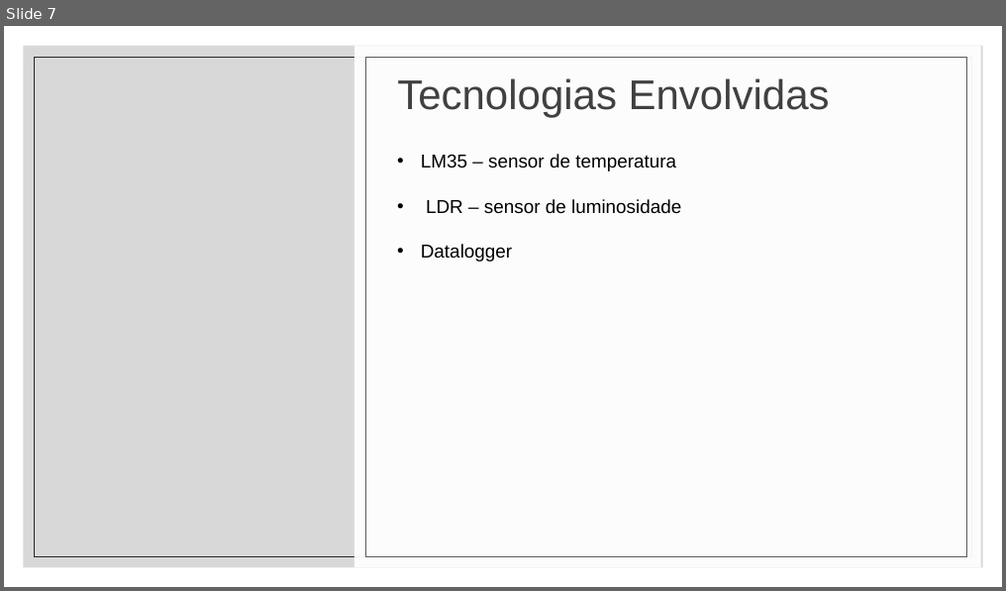
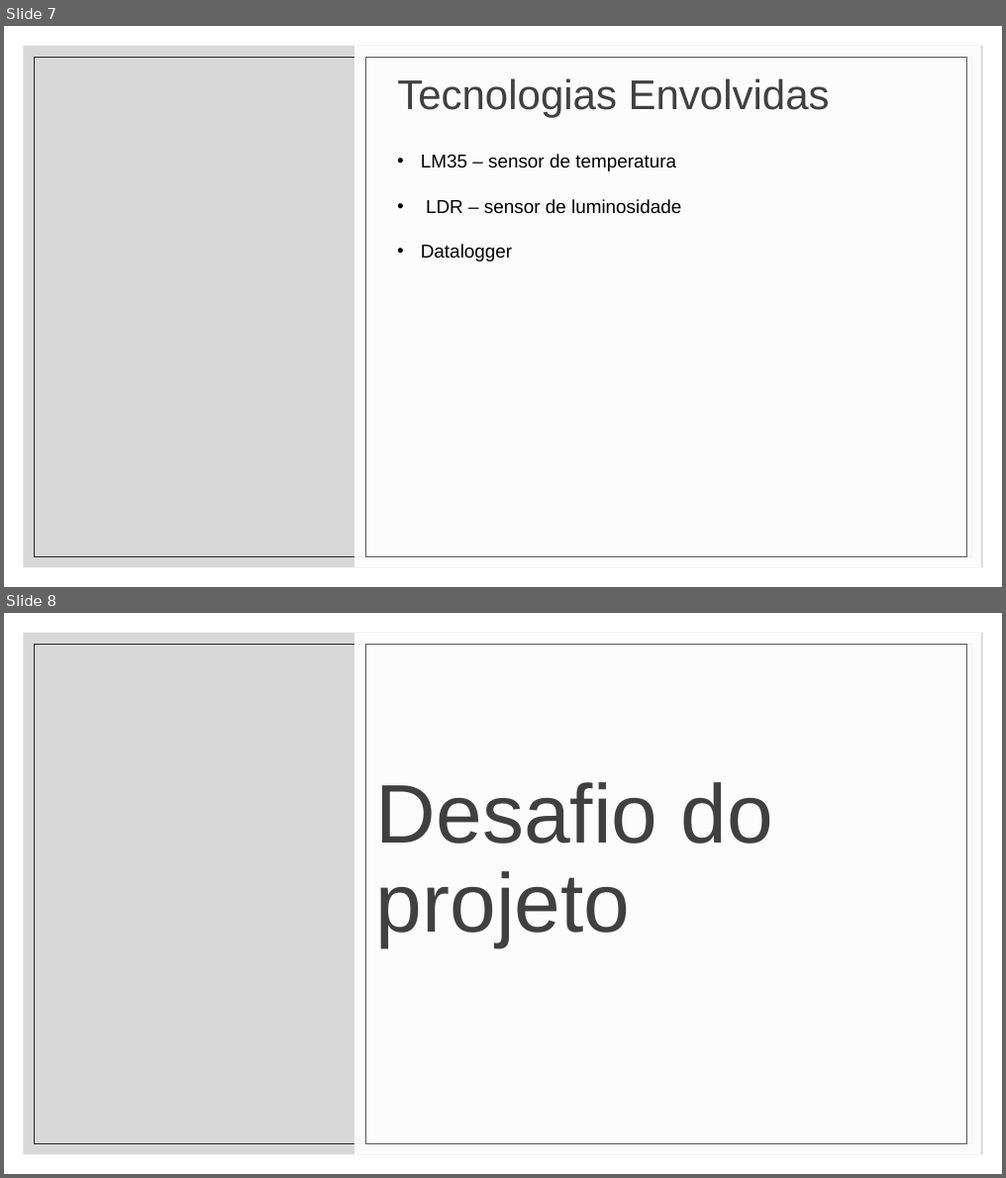
Before and after one commit to Roberto-Gomes-hub/-GroonTec, a slide deck: apresentacao/contextualizacao.pptx. Shown one above the other, each under a label of ours: slide 7 before the commit, slides 7 and 8 after it. The pictures are 1006x591 and 1006x1178 pixels, drawn with LibreOffice and Linux fonts; fonts in the diff are those of the drawing; background and template pictures are left out. Boxes give left, top, right and bottom in pixels: in the first picture for what was removed or moved away, otherwise in the second. Text is boxed around its words. In the diff, an @@ line names an element or a change of style, - is before the commit and + after.

```diff
--- a/apresentacao/contextualizacao.pptx
+++ b/apresentacao/contextualizacao.pptx
@@ slide 8 added at [4,613,1002,1174], background picture (left out); not listed: 2 template elements that a slide beside it also shows @@
@@ rectangle added at [354,633,981,1155], fill #FFFFFF at 94% opacity @@
@@ rectangle added at [365,644,966,1144], outline #595959 0.5 pt @@
@@ title added at [376,782,773,948], 80 pt, text #404040 @@
+Desafio do projeto
```
Also in this commit, not shown: 1 other slide added, 5 other files.
